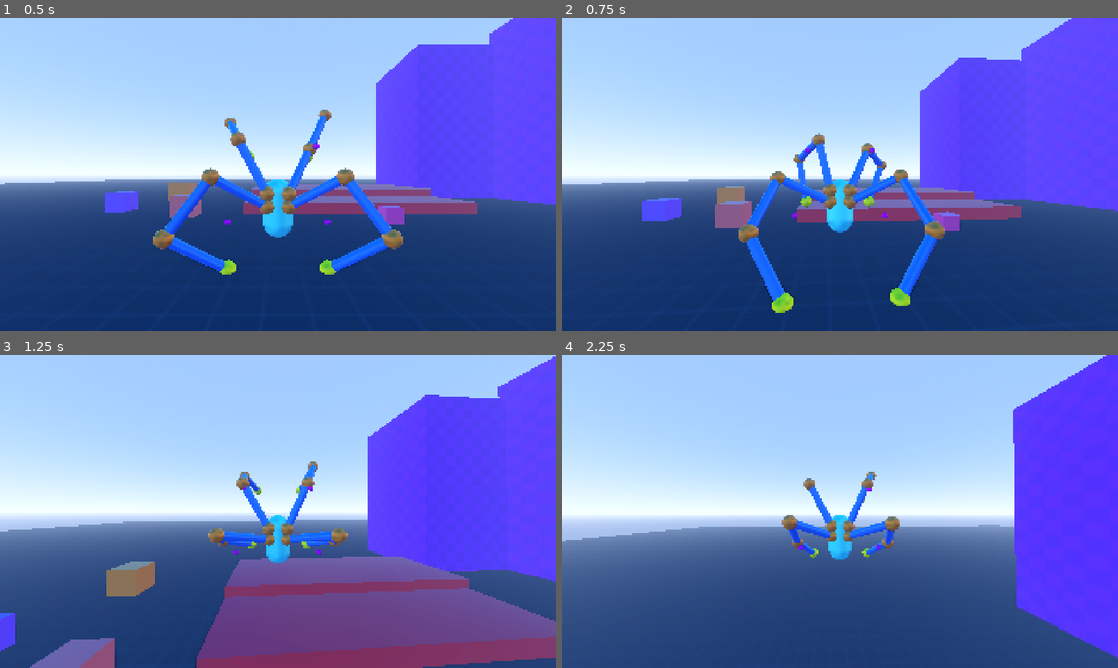
Above: before the commit, frames 1-4 (two rows, left to right).
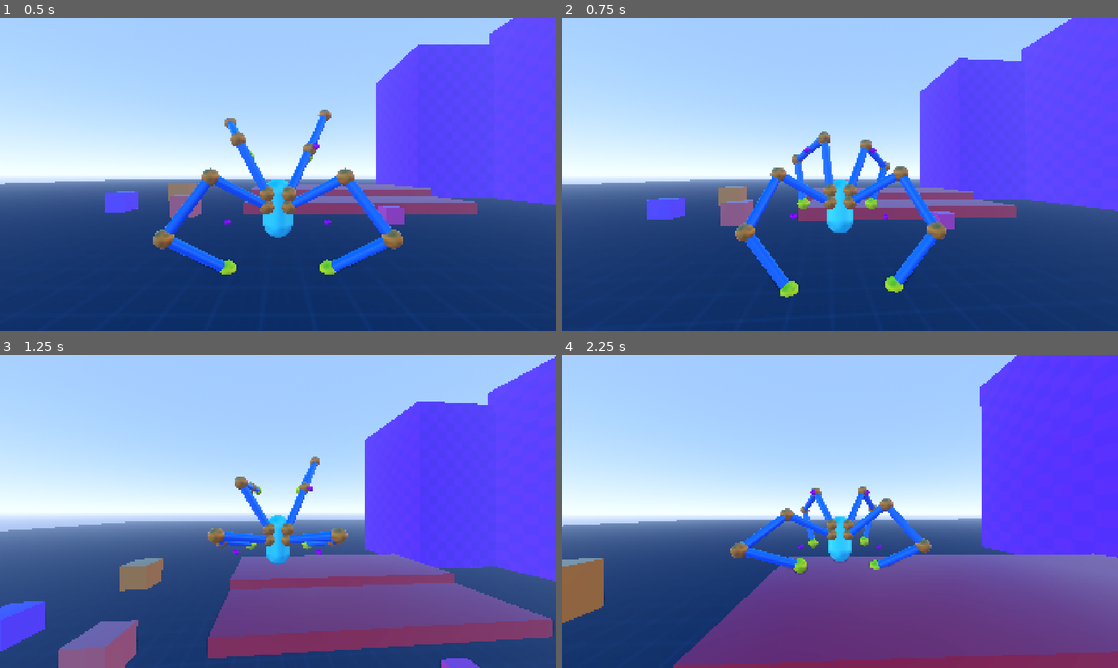
Above: after the commit, the same moments.

Repository: lliamsymonds04/doc-oc
Game: Godot game, scene res://main.tscn
Same seed, same stepped clock (60 frames per second), same inputs: the game is played once before the commit and once after it.
Inputs (mouse positions are in pixels of both pictures, inside the frame that each line leads up to):
- Up to frame 1 (0.5 s): no input
- Up to frame 2 (0.75 s): move the mouse to (867, 174) at 0.52 s; hold W (forward) from 0.53 s (still down); hold Shift (sprint) from 0.53 s (still down)
- Up to frame 3 (1.25 s): keep holding W (forward); keep holding Shift (sprint); tap Space (jump) at 0.77 s
- Up to frame 4 (2.25 s): keep holding W (forward); move the mouse to (812, 511) at 1.27 s; release Shift (sprint) at 1.28 s; tap Shift (sprint) at 1.35 s; tap Space (jump) at 1.52 s; move the mouse to (851, 505) at 2.02 s; hold Shift (sprint) from 2.03 s (still down)

Frame 1 is identical in both runs. In frame 2, 3.7% of the frame differs, in the area x 14-91%, y 1-95%; in frame 3, 13%; in frame 4, 42%, in the area x 0-100%, y 0-100%.

Commit message:
feat: velocity now ramps instead of instant set

Diff:
--- a/systems/player/config/movement_config.gd
+++ b/systems/player/config/movement_config.gd
@@ -3,3 +3,5 @@
 
 @export var speed: float = 5.0
 @export var turn_speed: float = 10.0
+## Exponential accel/decel rate for horizontal velocity. Higher = snappier.
+@export var accel: float = 8.0
--- a/systems/player/states/grounded_state.gd
+++ b/systems/player/states/grounded_state.gd
@@ -67,11 +67,13 @@
 	var direction := p.camera_controller.get_input_direction(input_dir)
 	if direction.length_squared() > 0.0:
 		direction = direction.normalized()
-		p.velocity.x = direction.x * speed
-		p.velocity.z = direction.z * speed
-	else:
-		p.velocity.x = move_toward(p.velocity.x, 0, speed * dt)
-		p.velocity.z = move_toward(p.velocity.z, 0, speed * dt)
+
+	# ramp toward the target velocity so acceleration is a real, sustained
+	# signal instead of an instantaneous step (feeds the camera's pitch/trail)
+	var w := 1.0 - exp(-p.movement.accel * dt)
+	var target := direction * speed
+	p.velocity.x = lerpf(p.velocity.x, target.x, w)
+	p.velocity.z = lerpf(p.velocity.z, target.z, w)
 
 	_update_camera_alignment(dt, direction.length_squared() > 0.0)
 
@@ -163,7 +165,9 @@
 	var target_tilt_z := -dir.x * walk_tilt_z
 
 	if is_sprinting:
-		target_tilt_x = target_tilt_x * c.sprint_tilt_multiplier + sprint_tilt_x
+		target_tilt_x *= c.sprint_tilt_multiplier
+		if dir.y <= 0.0:
+			target_tilt_x += sprint_tilt_x
 		target_tilt_z *= c.sprint_tilt_multiplier
 
 	var tilted_x = lerp(current_tilt_x, target_tilt_x, dt * tilt_speed)
--- a/systems/player/states/wall_climb_state.gd
+++ b/systems/player/states/wall_climb_state.gd
@@ -107,11 +107,15 @@
 	var b := WallClimbArms.wall_basis(average_normal)
 	var direction := b.y * -input_dir.y + b.x * input_dir.x
 	if direction.length_squared() > 0.0:
-		p.velocity = direction.normalized() * p.movement.speed
-	else:
-		p.velocity.x = move_toward(p.velocity.x, 0, p.movement.speed * dt)
-		p.velocity.z = move_toward(p.velocity.z, 0, p.movement.speed * dt)
-		p.velocity.y = move_toward(p.velocity.y, 0, p.movement.speed * dt)
+		direction = direction.normalized()
+
+	# ramp toward the target velocity like the grounded state so acceleration
+	# and deceleration are smoothed instead of an instantaneous step
+	var w := 1.0 - exp(-p.movement.accel * dt)
+	var target := direction * p.movement.speed
+	p.velocity.x = lerpf(p.velocity.x, target.x, w)
+	p.velocity.y = lerpf(p.velocity.y, target.y, w)
+	p.velocity.z = lerpf(p.velocity.z, target.z, w)
 
 	# wall offset still corrects toward gripped wall (after movement so it isn't overwritten)
 	if not result.is_empty():
